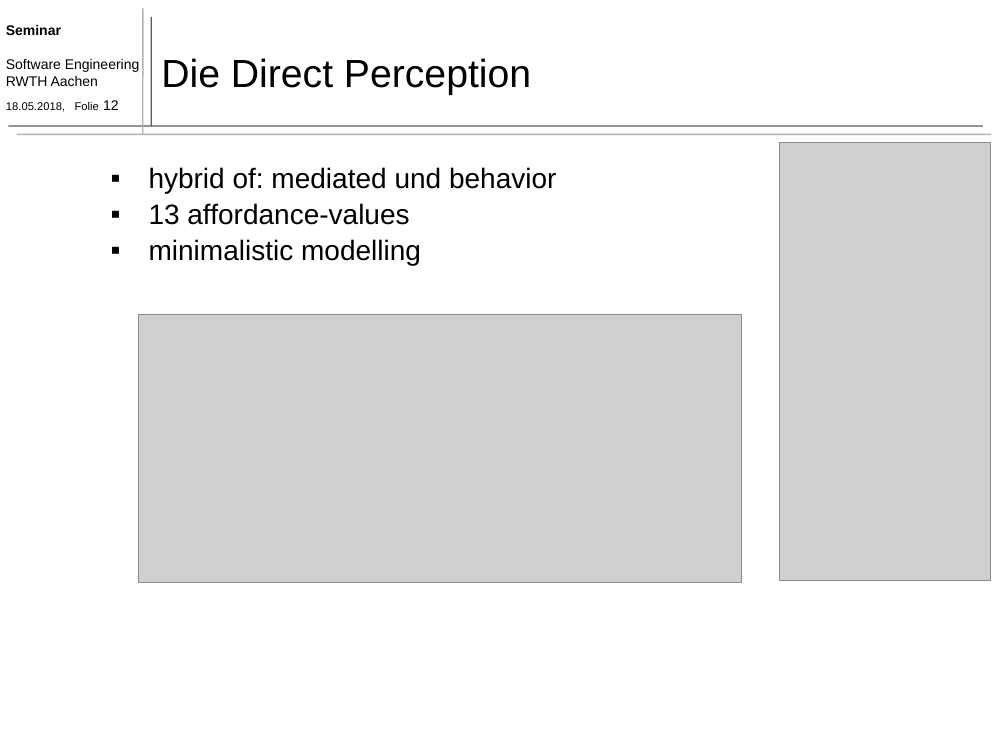
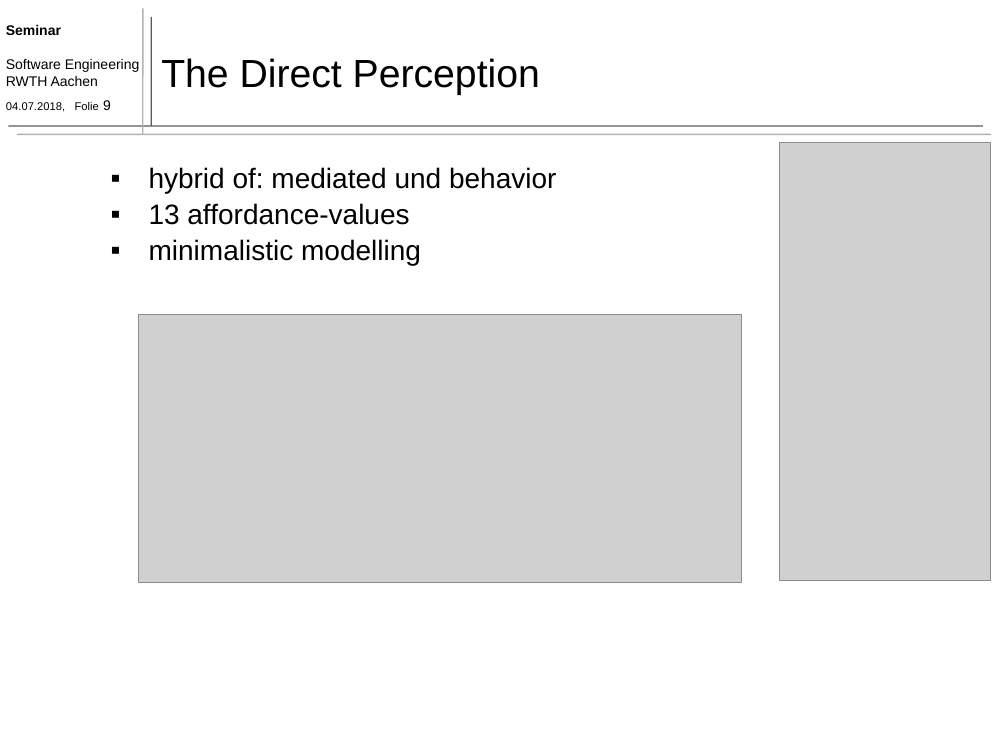
Before and after one commit to TimoBergerbusch/DeepLearningFuerAutonomesFahren, a slide deck: slide 9 of präsentation 11.06/präsentation - 11.06 - less Animation.pptx (slide 12 before the commit). Drawn at 1008x756 pixels with LibreOffice and Linux fonts; fonts in the diff are those of the drawing; grey boxes stand for pictures. Boxes give left, top, right and bottom in pixels: in the first picture for what was removed or moved away, otherwise in the second. Text is boxed around its words. In the diff, an @@ line names an element or a change of style, - is before the commit and + after.

```diff
--- a/präsentation 11.06/präsentation - 11.06 - less Animation.pptx
+++ b/präsentation 11.06/präsentation - 11.06 - less Animation.pptx
@@ title at [161, 58, 540, 95]: text changed @@
-Die Direct Perception
+The Direct Perception
@@ text at [6, 100, 111, 112]: text changed @@
-18.05.2018, Folie 12
+04.07.2018, Folie 9
```
Also in this commit, not shown: 1 other slide changed, 2 slides added, 6 slides removed.
